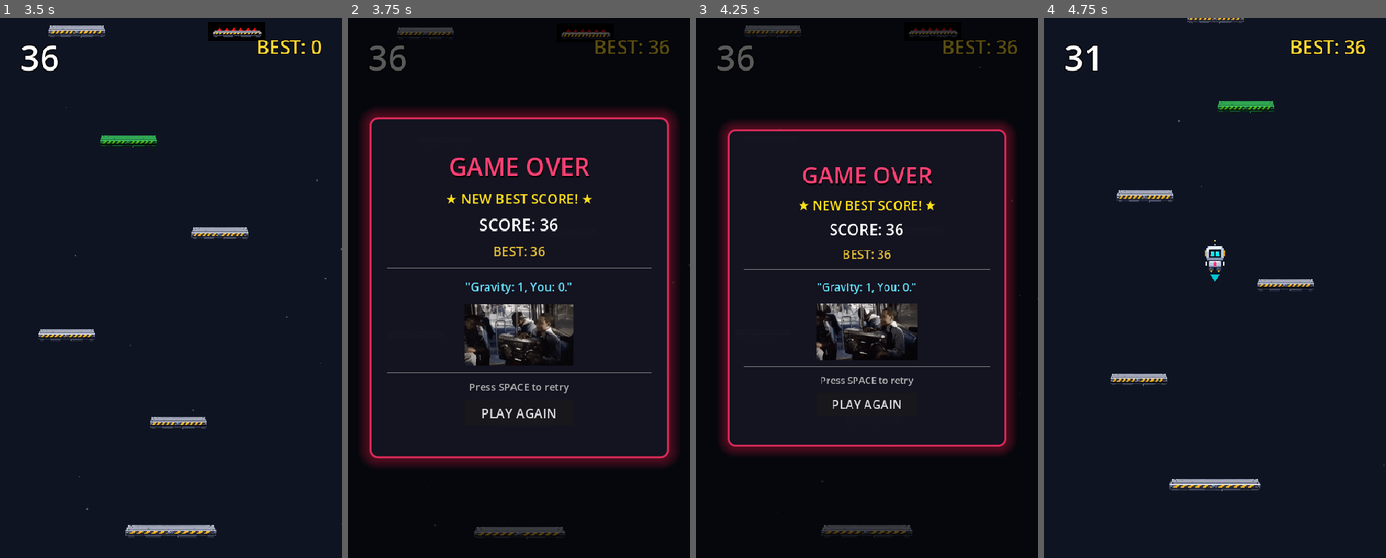
Above: before the commit, frames 1-4 (left to right).
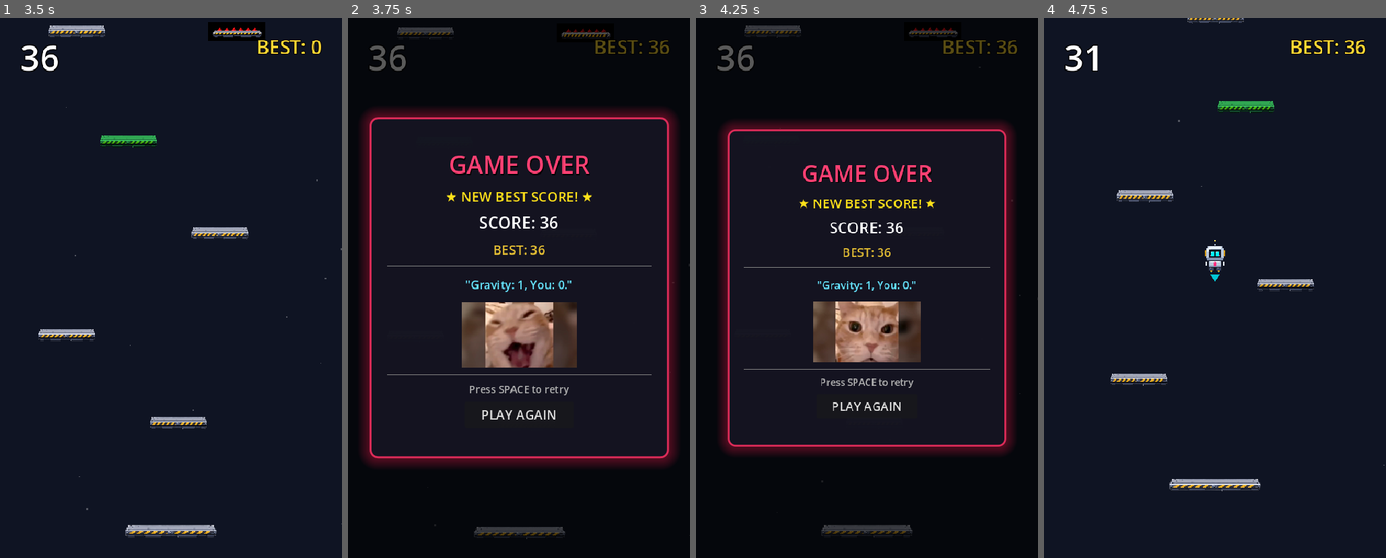
Above: after the commit, the same moments.

Repository: DevireddyNehal/Hopy
Game: Godot game, scene res://scenes/TitleScreen.tscn
Two runs of this game, one before a commit and one after it. Both use one fixed random seed, a clock stepped at 60 frames per second and the inputs below.
Inputs:
- Up to frame 1 (3.5 s): click "START GAME" at 0.5 s; tap Enter at 1.25, 2.1 s; hold Space (start_action) 1.28-2.03 s; hold Right (ui_right) 1.28-2.78 s; tap Space (start_action) at 2.75 s; hold Left (ui_left) from 2.78 s (still down); hold Space (start_action) from 2.78 s (still down)
- Up to frame 2 (3.75 s): release Left (ui_left) at 3.53 s; release Space (start_action) at 3.53 s; hold Right (ui_right) from 3.53 s (still down); tap Enter at 3.6 s
- Up to frame 3 (4.25 s): keep holding Right (ui_right)
- Up to frame 4 (4.75 s): release Right (ui_right) at 4.25 s; click "PLAY AGAIN" at 4.25 s

Frame 1 is identical in both runs. In frame 2, 6.4% of the frame differs, in the area x 11-89%, y 25-75%; in frame 3, 5.7%; in frame 4, nothing differs.

Commit message:
feat: mac quack bounce, falling scream, laughing cat game over meme, large side memes, and start sound on restart

Diff:
--- a/scenes/DeathScreen.tscn
+++ b/scenes/DeathScreen.tscn
@@ -2,7 +2,7 @@
 
 [ext_resource type="Script" path="res://scripts/ui/death_screen.gd" id="1_death"]
 [ext_resource type="Script" path="res://scripts/ui/meme_animator.gd" id="2_anim"]
-[ext_resource type="Texture2D" path="res://assets/sprites/chris_boombox_sheet.png" id="3_chris_tex"]
+[ext_resource type="Texture2D" path="res://assets/sprites/laughing_cat_sheet.png" id="3_cat_tex"]
 
 [sub_resource type="StyleBoxFlat" id="StyleBoxFlat_death"]
 bg_color = Color(0.0627451, 0.0784314, 0.12549, 0.94)
@@ -106,14 +106,14 @@
 vertical_alignment = 1
 autowrap_mode = 2
 
-[node name="BoomboxMeme" type="Control" parent="Panel/Margin/VBox"]
-custom_minimum_size = Vector2(160, 90)
+[node name="LaughingCatMeme" type="Control" parent="Panel/Margin/VBox"]
+custom_minimum_size = Vector2(170, 96)
 layout_mode = 2
 size_flags_horizontal = 4
 script = ExtResource("2_anim")
-sprite_sheet = ExtResource("3_chris_tex")
-hframes = 31
-fps = 24.0
+sprite_sheet = ExtResource("3_cat_tex")
+hframes = 53
+fps = 15.0
 frame_size = Vector2(160, 90)
 
 [node name="HSeparator2" type="HSeparator" parent="Panel/Margin/VBox"]
--- a/scenes/HUD.tscn
+++ b/scenes/HUD.tscn
@@ -329,14 +329,13 @@
 anchor_bottom = 1.0
 offset_left = 30.0
 offset_top = 80.0
-offset_right = 210.0
+offset_right = 290.0
 offset_bottom = -80.0
 grow_vertical = 2
-theme_override_constants/separation = 45
 alignment = 1
 
 [node name="BoomboxMeme" type="Control" parent="Control/LeftMemeSideBar"]
-custom_minimum_size = Vector2(170, 96)
+custom_minimum_size = Vector2(256, 144)
 layout_mode = 2
 size_flags_horizontal = 4
 script = ExtResource("2_anim")
@@ -345,8 +344,22 @@
 fps = 24.0
 frame_size = Vector2(160, 90)
 
-[node name="DancingMeme" type="Control" parent="Control/LeftMemeSideBar"]
-custom_minimum_size = Vector2(110, 132)
+[node name="RightMemeSideBar" type="VBoxContainer" parent="Control"]
+layout_mode = 1
+anchors_preset = 11
+anchor_left = 1.0
+anchor_right = 1.0
+anchor_bottom = 1.0
+offset_left = -290.0
+offset_top = 80.0
+offset_right = -30.0
+offset_bottom = -80.0
+grow_horizontal = 0
+grow_vertical = 2
+alignment = 1
+
+[node name="DancingMeme" type="Control" parent="Control/RightMemeSideBar"]
+custom_minimum_size = Vector2(180, 216)
 layout_mode = 2
 size_flags_horizontal = 4
 script = ExtResource("2_anim")
@@ -354,28 +367,3 @@
 hframes = 87
 fps = 16.0
 frame_size = Vector2(90, 108)
-
-[node name="RightMemeSideBar" type="VBoxContainer" parent="Control"]
-layout_mode = 1
-anchors_preset = 11
-anchor_left = 1.0
-anchor_right = 1.0
-anchor_bottom = 1.0
-offset_left = -210.0
-offset_top = 80.0
-offset_right = -30.0
-offset_bottom = -80.0
-grow_horizontal = 0
-grow_vertical = 2
-theme_override_constants/separation = 20
-alignment = 1
-
-[node name="SubwayMeme" type="Control" parent="Control/RightMemeSideBar"]
-custom_minimum_size = Vector2(120, 214)
-layout_mode = 2
-size_flags_horizontal = 4
-script = ExtResource("2_anim")
-sprite_sheet = ExtResource("5_subway_tex")
-hframes = 40
-fps = 18.0
-frame_size = Vector2(110, 196)
--- a/scripts/game_state.gd
+++ b/scripts/game_state.gd
@@ -40,6 +40,7 @@
 var sfx_start: AudioStream
 var sfx_social_credit: AudioStream
 var sfx_cat_laugh: AudioStream
+var sfx_falling_scream: AudioStream
 var are_controls_inverted: bool = false
 var controls_warning_active: bool = false
 var meme_list: Array = []
@@ -54,8 +55,12 @@
 
 func _load_audio_and_data() -> void:
 	bounce_sounds.clear()
-	# Sound 0: Crisp boing / jump
-	if ResourceLoader.exists("res://assets/audio/default_bounce.wav"):
+	# Sound 0: Mac Quack sound (user request: replace default bounce with mac quack)
+	if ResourceLoader.exists("res://assets/audio/mac_quack.mp3"):
+		var s_quack = load("res://assets/audio/mac_quack.mp3")
+		bounce_sounds.append(s_quack)
+		sfx_bounce = s_quack
+	elif ResourceLoader.exists("res://assets/audio/default_bounce.wav"):
 		var s_default = load("res://assets/audio/default_bounce.wav")
 		bounce_sounds.append(s_default)
 		sfx_bounce = s_default
@@ -100,6 +105,10 @@
 	if ResourceLoader.exists("res://assets/audio/cat_laugh.mp3"):
 		sfx_cat_laugh = load("res://assets/audio/cat_laugh.mp3")
 
+	# Mixkit falling male scream 391
+	if ResourceLoader.exists("res://assets/audio/falling_scream.mp3"):
+		sfx_falling_scream = load("res://assets/audio/falling_scream.mp3")
+
 	# Load memes
 	if FileAccess.file_exists("res://data/meme_text.json"):
 		var f = FileAccess.open("res://data/meme_text.json", FileAccess.READ)
@@ -184,6 +193,14 @@
 		return
 	var p = _get_sfx_player()
 	p.stream = sfx_cat_laugh
+	p.pitch_scale = 1.0
+	p.play()
+
+func play_falling_scream() -> void:
+	if not sfx_falling_scream:
+		return
+	var p = _get_sfx_player()
+	p.stream = sfx_falling_scream
 	p.pitch_scale = 1.0
 	p.play()
 
--- a/scripts/robot.gd
+++ b/scripts/robot.gd
@@ -130,8 +130,8 @@
 	collision_layer = 0
 	collision_mask = 0
 
-	# Play the cat-laugh meme sound!
-	GameState.play_cat_laugh()
+	# Play the mixkit-falling-male-scream-391 sound!
+	GameState.play_falling_scream()
 
 	# Extended falling animation: flailing, spinning, shrinking into the void
 	velocity.x = randf_range(-60.0, 60.0)
--- a/scripts/ui/death_screen.gd
+++ b/scripts/ui/death_screen.gd
@@ -52,6 +52,9 @@
 	is_active = true
 	visible = true
 
+	# Play the cat laugh meme at the game over screen!
+	GameState.play_cat_laugh()
+
 	var final_score = GameState.score
 	var best_score = GameState.best_score
 	var is_new_best = (final_score >= best_score and final_score > 0)
@@ -90,4 +93,5 @@
 	is_active = false
 	visible = false
 	get_tree().paused = false
+	GameState.play_start_game()
 	get_tree().reload_current_scene()
--- a/scripts/ui/meme_animator.gd
+++ b/scripts/ui/meme_animator.gd
@@ -12,7 +12,8 @@
 var _atlas: AtlasTexture
 
 func _ready() -> void:
-	custom_minimum_size = frame_size
+	if custom_minimum_size == Vector2.ZERO:
+		custom_minimum_size = frame_size
 	if sprite_sheet:
 		_atlas = AtlasTexture.new()
 		_atlas.atlas = sprite_sheet
--- a/tests/test_new_features.gd
+++ b/tests/test_new_features.gd
@@ -44,17 +44,32 @@
 	assert(GameState.controls_warning_active, "3-second disclaimer must be active at 1000 score")
 	print("✓ 1000 score triggers 3-second disclaimer and social credit siren")
 
-	# Test 4: Falling abyss death with cat-laugh meme
+	# Test 4: Falling abyss death with mixkit falling scream
+	assert(GameState.sfx_falling_scream != null, "falling_scream.mp3 must be loaded in GameState")
+	assert(GameState.sfx_cat_laugh != null, "cat_laugh.mp3 must be loaded in GameState")
+
 	var robot2 = robot_scene.instantiate()
 	add_child(robot2)
 	robot2.start_falling_abyss_death()
 	assert(robot2.is_dead, "Abyss fall must mark robot dead")
 	assert(robot2.is_falling_death, "is_falling_death must be true")
 	assert(robot2.collision_layer == 0 and robot2.collision_mask == 0, "Abyss fall must disable all collision so floor bouncing is impossible")
-	print("✓ Abyss fall triggers extended falling, disables floor collisions, and plays cat-laugh")
+	print("✓ Abyss fall triggers extended falling, disables floor collisions, and plays falling scream")
 	robot2.queue_free()
 
-	# Test 5: Start game audio
+	# Test 5: DeathScreen Laughing Cat Meme
+	var death_scene = preload("res://scenes/DeathScreen.tscn")
+	var death_instance = death_scene.instantiate()
+	add_child(death_instance)
+	assert(death_instance.has_node("Panel/Margin/VBox/LaughingCatMeme"), "DeathScreen must have LaughingCatMeme node")
+	print("✓ DeathScreen features Laughing Cat meme animation")
+	death_instance.queue_free()
+
+	# Test 6: Mac Quack bounce sound
+	assert(GameState.bounce_sounds.size() > 0, "bounce_sounds must have entries")
+	print("✓ Mac quack sound loaded as default bounce sound")
+
+	# Test 7: Start game audio
 	assert(GameState.sfx_start != null, "start_game.mp3 must be loaded in GameState")
 	print("✓ Starting audio 'Chaliye shuru karte hain' verified")
 
Not shown, added: assets/audio/falling_scream.mp3.import
Not shown, added: assets/audio/mac_quack.mp3.import
Binary file added: assets/sprites/laughing_cat_sheet.png
Not shown, added: assets/sprites/laughing_cat_sheet.png.import
Not shown, added: assets/audio/falling_scream.mp3
Not shown, added: assets/audio/mac_quack.mp3
